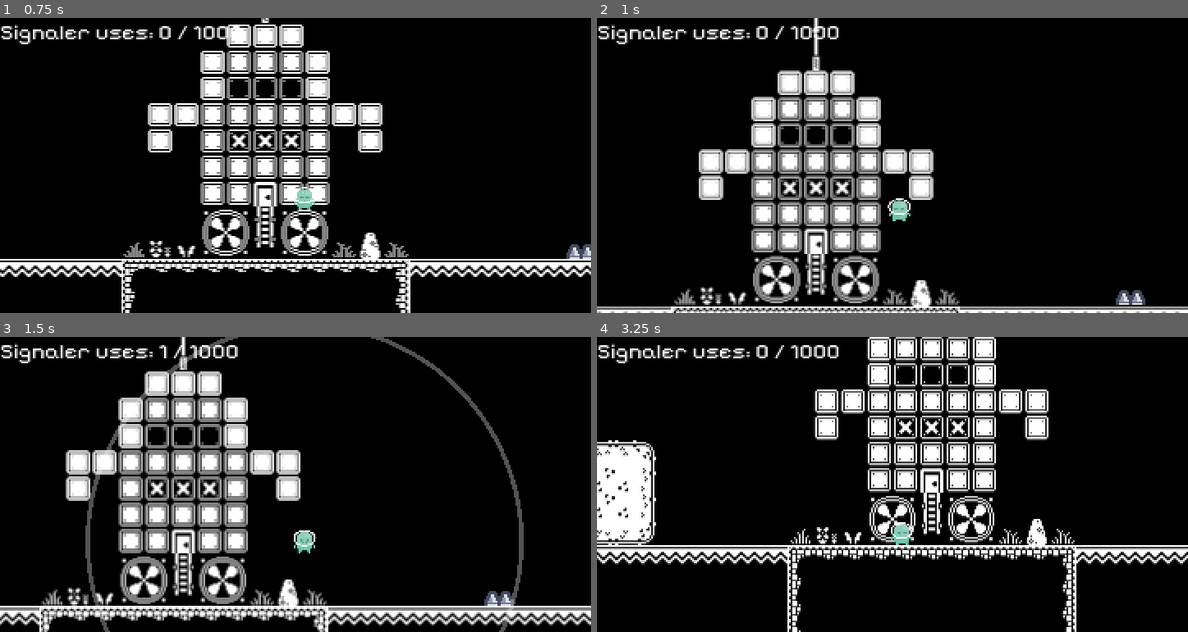
Above: before the commit, frames 1-4 (two rows, left to right).
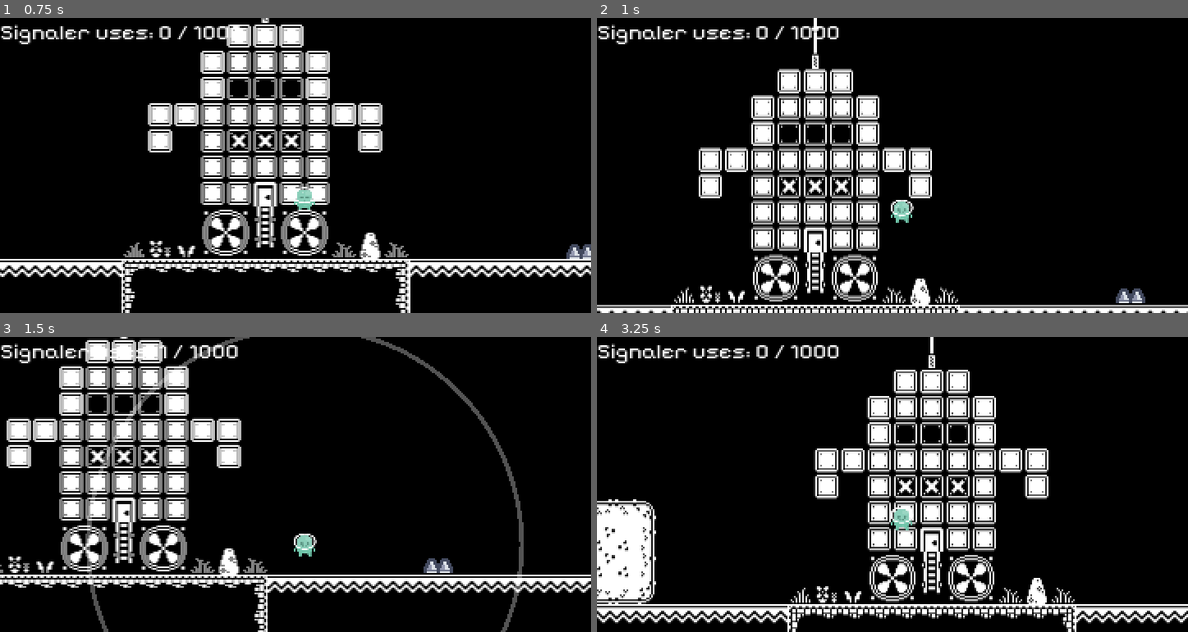
Above: after the commit, the same moments.

Repository: djutemark/ld59
Game: Godot game, scene res://game.tscn
Two runs of this game, one before a commit and one after it. Both use one fixed random seed, a clock stepped at 60 frames per second and the inputs below. The engine's default icon, where the game draws it, is replaced by a stand-in: a white triangle on a blue panel in a dark square.
Inputs:
- Up to frame 1 (0.75 s): tap Enter at 0.5 s; hold D (move_right) from 0.53 s (still down); tap Space (jump) at 0.6 s
- Up to frame 2 (1 s): keep holding D (move_right); tap Space (jump) at 0.77 s
- Up to frame 3 (1.5 s): keep holding D (move_right); tap Space (jump) at 1.07 s; tap E (use_signaler) at 1.35 s
- Up to frame 4 (3.25 s): tap Space (jump) at 1.52, 1.55, 1.82, 2.3, 2.85, 3.02 s; release D (move_right) at 2.03 s; hold A (move_left) 2.03-2.78 s; tap R at 2.1 s; hold D (move_right) from 2.78 s (still down)

Frame 1 is identical in both runs. In frame 2, 15% of the frame differs, in the area x 0-100%, y 0-100%; in frame 3, 32%; in frame 4, 30%.

Commit message:
Add spring

Diff:
--- /dev/null
+++ b/objects/spring.tscn
@@ -0,0 +1,24 @@
+[gd_scene format=3 uid="uid://cfbdvo4tpvrsk"]
+
+[ext_resource type="Script" uid="uid://bu5nktww1lka5" path="res://scripts/spring.gd" id="1_vfg45"]
+[ext_resource type="Texture2D" uid="uid://b7swtng3asa25" path="res://monochrome_tilemap_transparent.png" id="2_14s6j"]
+
+[sub_resource type="AtlasTexture" id="AtlasTexture_wwtle"]
+atlas = ExtResource("2_14s6j")
+region = Rect2(51, 135, 16, 16)
+
+[sub_resource type="RectangleShape2D" id="RectangleShape2D_223gx"]
+size = Vector2(14, 7)
+
+[node name="Spring" type="Area2D" unique_id=145645134]
+script = ExtResource("1_vfg45")
+
+[node name="Sprite2D" type="Sprite2D" parent="." unique_id=1582987330]
+position = Vector2(0, -5)
+texture = SubResource("AtlasTexture_wwtle")
+
+[node name="JumpArea" type="CollisionShape2D" parent="." unique_id=1294789327]
+position = Vector2(0, -0.5)
+shape = SubResource("RectangleShape2D_223gx")
+
+[connection signal="body_entered" from="." to="." method="_on_body_entered"]
--- a/scripts/invisibility.gd
+++ b/scripts/invisibility.gd
@@ -18,7 +18,6 @@
 
 static func try_get_invisibility(node: Node2D) -> Invisibility:
 	var invisibilities = node.find_children("*", "Invisibility", false)
-	print("trying to get invisibility from ", node.name, " found ", invisibilities)
 
 	if invisibilities.size() > 0:
 		var invisible_node = invisibilities[0] as Invisibility
--- a/scripts/keyhole.gd
+++ b/scripts/keyhole.gd
@@ -4,7 +4,6 @@
 @export var required_key: Key.KeyType = Key.KeyType.CUBE
 
 func _ready() -> void:
-	print("required key = ", required_key)
 	%Locked.visible = true
 	%Unlocked.visible = false
 
@@ -12,7 +11,6 @@
 	if body is Player:
 		var res = body.collected_keys & required_key
 		var should_unlock = res == required_key
-		print("res = ", res, " should unlock ? ", should_unlock)
 
 		if should_unlock:
 			%Locked.visible = false
--- a/scripts/player.gd
+++ b/scripts/player.gd
@@ -14,6 +14,7 @@
 var num_warnings: int = 0
 
 var num_air_jumps: int = 0
+var do_jump_called: bool = false
 
 var collected_keys: int = 0
 
@@ -43,8 +44,7 @@
 
 
 func _physics_process(_delta: float) -> void:
-	apply_gravity()
-	move()
+	update_velocity()
 	move_and_slide()
 
 
@@ -56,28 +56,33 @@
 			respawn()
 
 
-func apply_gravity() -> void:
-	if !is_on_floor():
-		velocity += gravity_strength * -up_direction
-	else:
-		num_air_jumps = 0
-		velocity = Vector2.ZERO
-
-
 func do_jump(dir: Vector2) -> void:
+	do_jump_called = true
 	velocity = dir
 
 
-func move() -> void:
-	if Input.is_action_just_pressed("jump"):
-		if is_on_floor():
+func reset_air_jumps() -> void:
+	num_air_jumps = 0
+
+
+func update_velocity() -> void:
+	var is_jumping: bool = Input.is_action_just_pressed("jump")
+
+	if is_on_floor() and do_jump_called == false:
+		velocity = Vector2.ZERO
+		reset_air_jumps()
+
+		if is_jumping:
 			do_jump(up_direction * jump_strength)
-		elif num_air_jumps < max_num_air_jumps:
+	else:
+		if is_jumping and num_air_jumps < max_num_air_jumps:
 			num_air_jumps += 1
 			do_jump(up_direction * air_jump_strength)
+		velocity += gravity_strength * -up_direction
 
-	var horizontal = Input.get_axis("move_left", "move_right")
-	velocity.x = horizontal * move_speed
+	var horizontal_move = Input.get_axis("move_left", "move_right")
+	velocity.x = horizontal_move * move_speed
+	do_jump_called = false
 
 
 func set_checkpoint(checkpoint: Checkpoint) -> void:
--- /dev/null
+++ b/scripts/spring.gd
@@ -0,0 +1,10 @@
+extends Area2D
+
+@export var jump_strength: float = 200
+#@export var reset_air_jumps: bool = false
+
+func _on_body_entered(body: Node2D) -> void:
+	if body is Player:
+		body.do_jump(Vector2.UP * jump_strength)
+		#if reset_air_jumps:
+			#body.reset_air_jumps()
Not shown, added: scripts/spring.gd.uid
